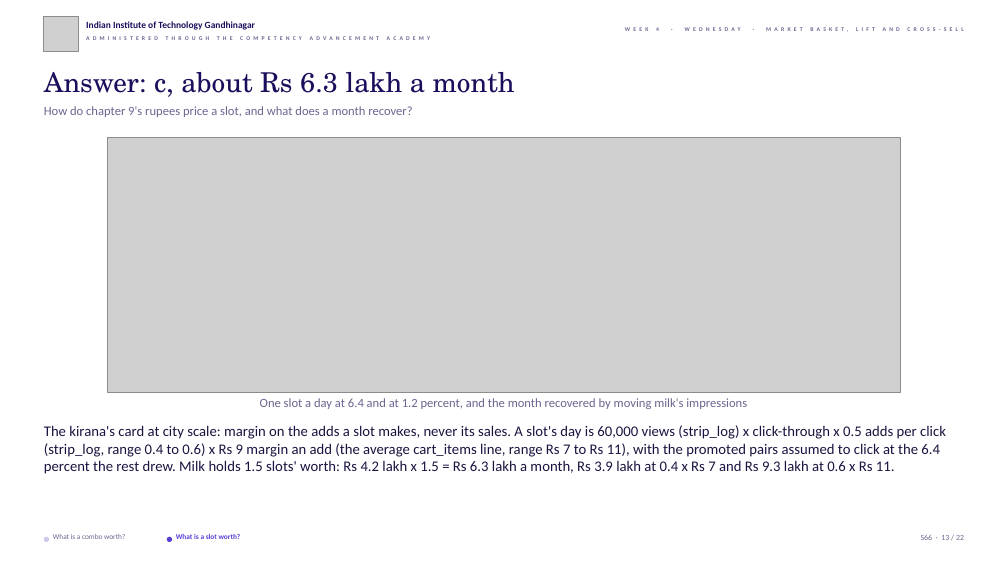
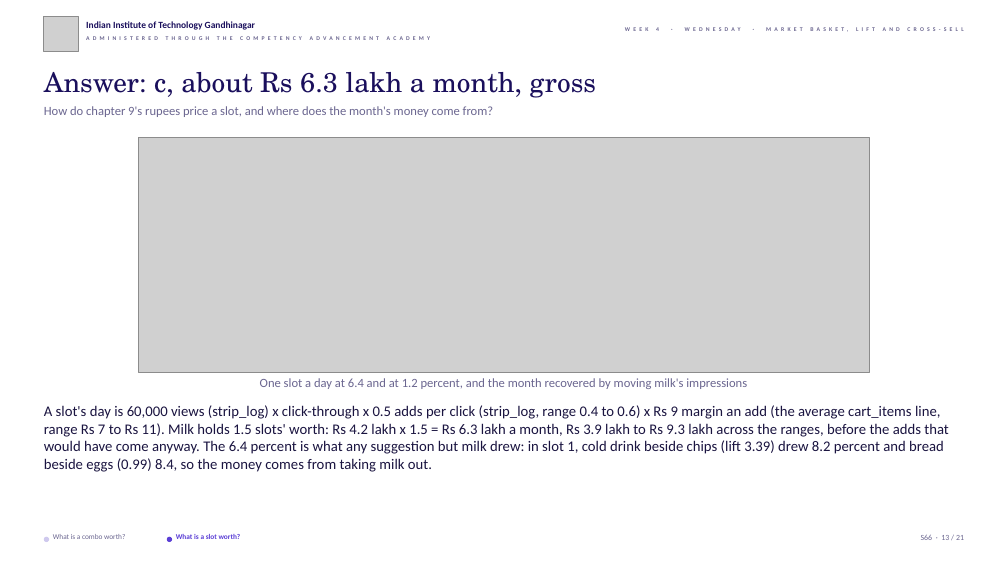
Before and after one commit to fde-academy-lab/c2-content-factory, a slide deck: slide 13 of content/W04/D3/slides/C2_W04_D03_half2_STUDENT.pptx. Drawn at 1008x567 pixels with LibreOffice and Linux fonts; fonts in the diff are those of the drawing; grey boxes stand for pictures; background and template pictures are left out. Boxes give left, top, right and bottom in pixels: in the first picture for what was removed or moved away, otherwise in the second. Text is boxed around its words. In the diff, an @@ line names an element or a change of style, - is before the commit and + after.

```diff
--- a/content/W04/D3/slides/C2_W04_D03_half2_STUDENT.pptx
+++ b/content/W04/D3/slides/C2_W04_D03_half2_STUDENT.pptx
@@ text at [44,72,596,98]: text changed @@
-Answer: c, about Rs 6.3 lakh a month
+Answer: c, about Rs 6.3 lakh a month, gross
@@ text at [44,106,494,117]: text changed @@
-How do chapter 9's rupees price a slot, and what does a month recover?
+How do chapter 9's rupees price a slot, and where does the month's money come from?
@@ picture: place and size @@
-picture at [108,138,901,392]
+picture at [139,138,870,372]
@@ text "One slot a day at ...": place and size @@
-text "One slot a day at ..." at [260,398,747,409]
+text "One slot a day at ..." at [260,378,747,389]
@@ text at [44,405,948,472]: text changed @@
-The kirana's card at city scale: margin on the adds a slot makes, never its sales. A slot's day is 60,000 views (strip_log) x click-through x 0.5 adds per click (strip_log, range 0.4 to 0.6) x Rs 9 margin an add (the average cart_items line, range Rs 7 to Rs 11), with the promoted pairs assumed to click at the 6.4 percent the rest drew. Milk holds 1.5 slots' worth: Rs 4.2 lakh x 1.5 = Rs 6.3 lakh a month, Rs 3.9 lakh at 0.4 x Rs 7 and Rs 9.3 lakh at 0.6 x Rs 11.
+A slot's day is 60,000 views (strip_log) x click-through x 0.5 adds per click (strip_log, range 0.4 to 0.6) x Rs 9 margin an add (the average cart_items line, range Rs 7 to Rs 11). Milk holds 1.5 slots' worth: Rs 4.2 lakh x 1.5 = Rs 6.3 lakh a month, Rs 3.9 lakh to Rs 9.3 lakh across the ranges, before the adds that would have come anyway. The 6.4 percent is what any suggestion but milk drew: in slot 1, cold drink beside chips (lift 3.39) drew 8.2 percent and bread beside eggs (0.99) 8.4, so the money comes from taking milk out.
```
Also in this commit, not shown: 20 other slides changed, 1 slide removed, 3 other files.
